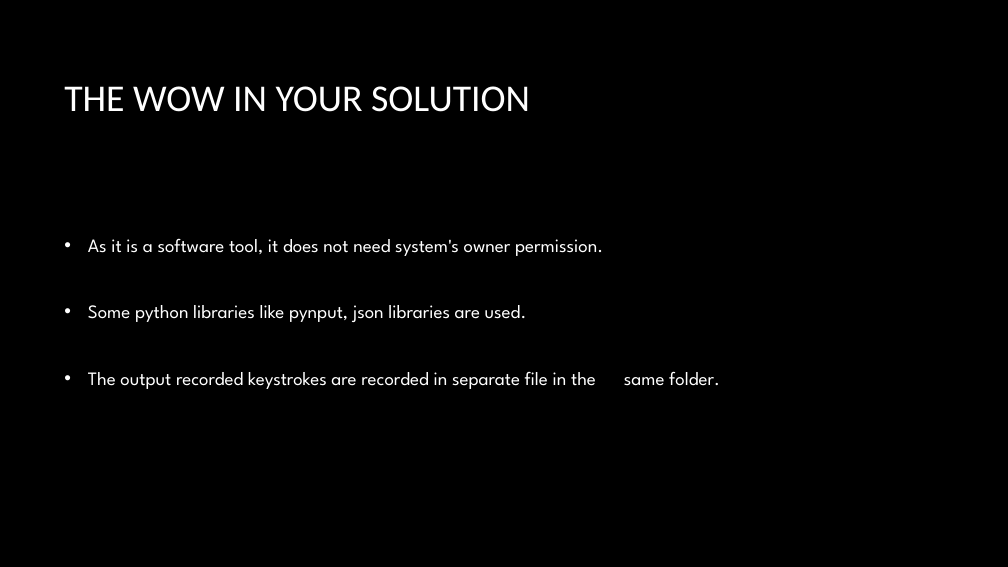
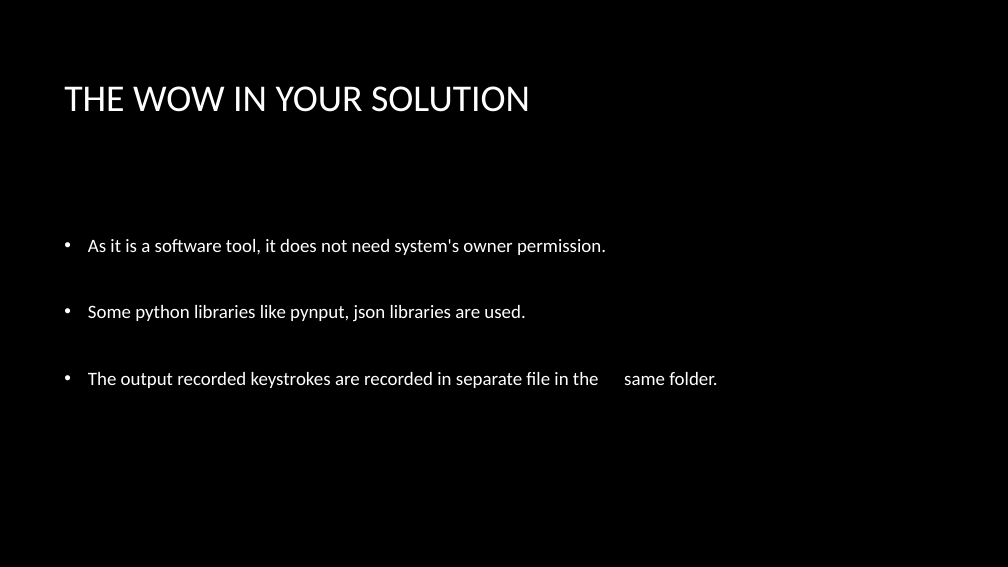
Before and after one commit to AHHarshi/hima_apssdc, a slide deck: slide 7 of hima.pptx. Drawn at 1008x567 pixels with LibreOffice and Linux fonts; fonts in the diff are those of the drawing; background and template pictures are left out. Boxes give left, top, right and bottom in pixels: in the first picture for what was removed or moved away, otherwise in the second. Text is boxed around its words. In the diff, an @@ line names an element or a change of style, - is before the commit and + after.

```diff
--- a/hima.pptx
+++ b/hima.pptx
@@ text "As it is a software ..." at (x1=88, y1=239, x2=717, y2=388): font League Spartan to Calibri @@
```
Also in this commit, not shown: 4 other slides changed, 2 slides added, 3 slides removed.
